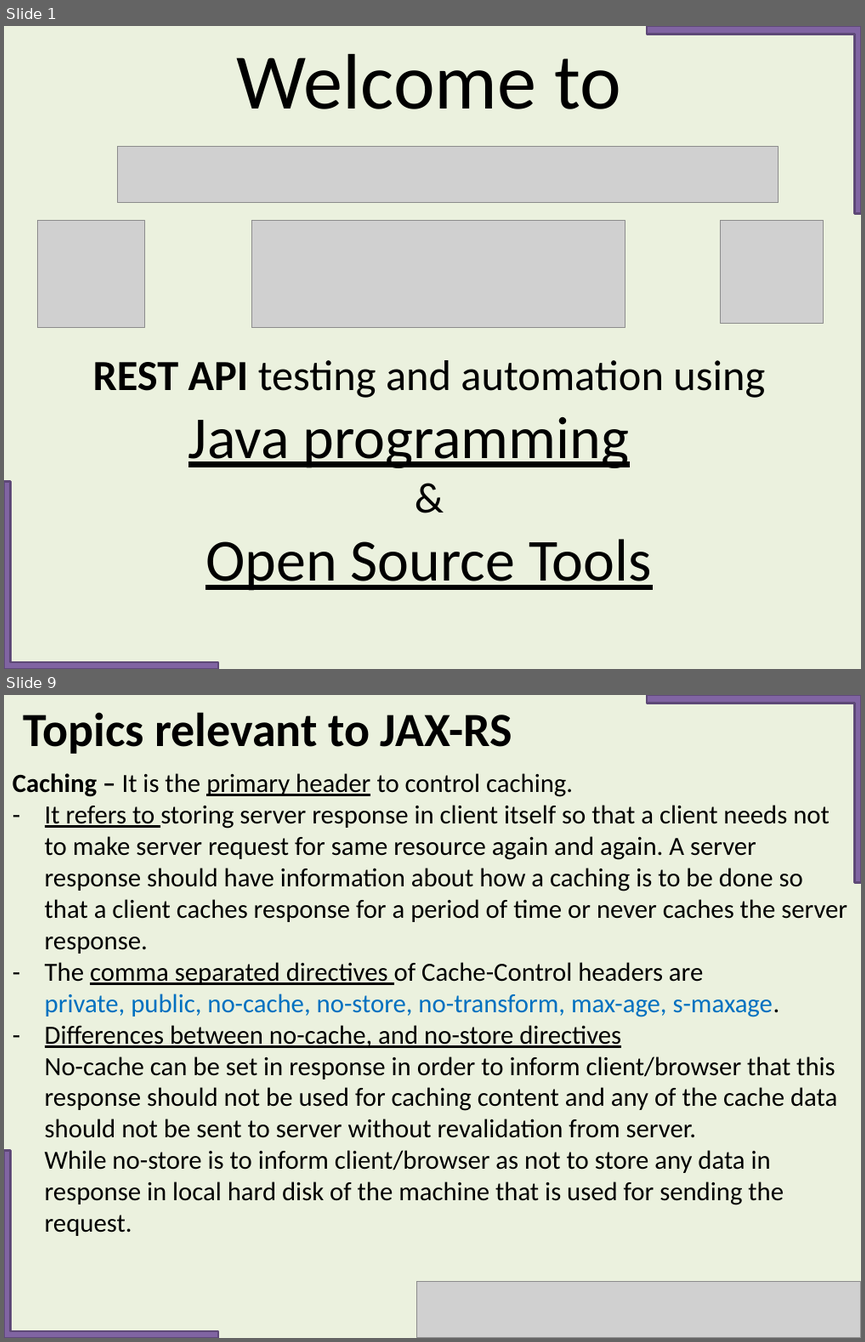
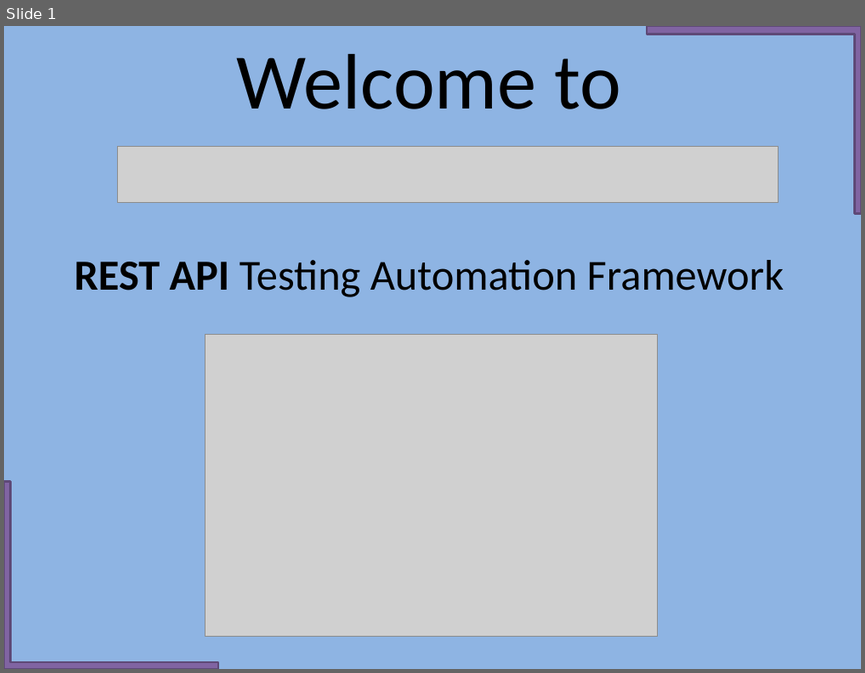
Before and after one commit to imademethink/imademethink_REST_api_automation, a slide deck: PPT_testing_using_Java/REST_API_Testing_Using_Programming_Java.pptx. Shown one above the other, each under a label of ours: slides 1 and 9 before the commit, slide 1 after it; the slides between them are not shown. The pictures are 865x1342 and 865x673 pixels, drawn with LibreOffice and Linux fonts; fonts in the diff are those of the drawing; grey boxes stand for pictures. Boxes give left, top, right and bottom in pixels: in the first picture for what was removed or moved away, otherwise in the second. Text is boxed around its words. In the diff, an @@ line names an element or a change of style, - is before the commit and + after.

```diff
--- a/PPT_testing_using_Java/REST_API_Testing_Using_Programming_Java.pptx
+++ b/PPT_testing_using_Java/REST_API_Testing_Using_Programming_Java.pptx
@@ slide 9 removed at (4,695,861,1338), background #EBF1DE @@
@@ text removed at (23,712,512,754) @@
-Topics relevant to JAX-RS
@@ corner removed at (647,695,861,883) @@
@@ text removed at (12,773,847,1236) @@
-Caching – It is the primary header to control caching.
-- It refers to storing server response in client itself so that a client needs not to make server request for same resource again and again. A server response should have information about how a caching is to be done so that a client caches response for a period of time or never caches the server response.
-- The comma separated directives of Cache-Control headers are
-private, public, no-cache, no-store, no-transform, max-age, s-maxage.
-- Differences between no-cache, and no-store directives
-No-cache can be set in response in order to inform client/browser that this response should not be used for caching content and any of the cache data should not be sent to server without revalidation from server.
-While no-store is to inform client/browser as not to store any data in response in local hard disk of the machine that is used for sending the request.
@@ corner removed at (4,1150,218,1338) @@
@@ picture removed at (417,1281,861,1338) @@
@@ slide 1 changed as well @@
@@ background #EBF1DE to #8EB4E3 @@
@@ picture removed at (37,221,144,328) @@
@@ picture removed at (251,221,624,328) @@
@@ picture removed at (721,221,823,324) @@
@@ text at (75,260,783,297): text changed @@
-REST API testing and automation using
-Java programming
-&
-Open Source Tools
+REST API Testing Automation Framework
@@ picture added at (205,334,658,635) @@
```
Also in this commit, not shown: 1 slide added, 20 other slides removed.
